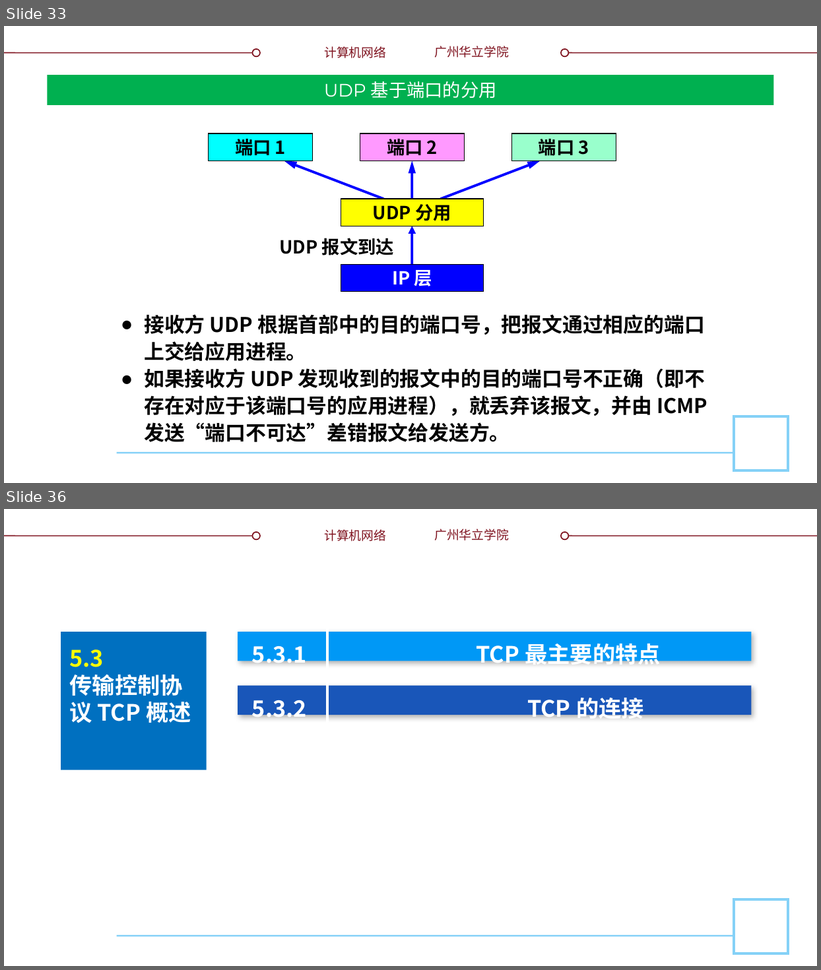
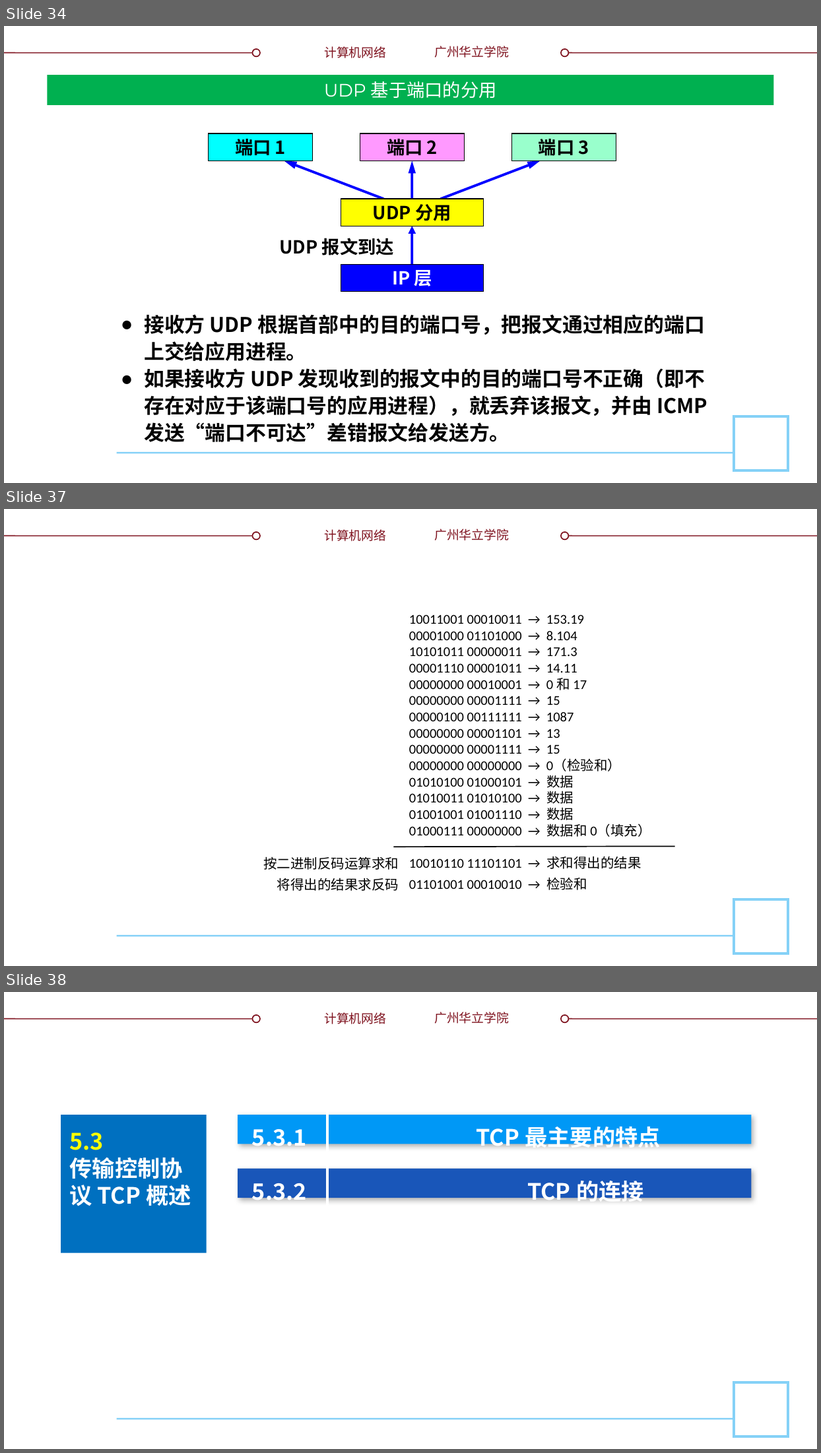
Before and after one commit to glplaman/glplaman.github.io, a slide deck: network/ppt/chap5.pptx. Shown one above the other, each under a label of ours: slides 33 and 36 before the commit, slides 34, 37 and 38 after it; the slides between them are not shown. The pictures are 821x970 and 821x1453 pixels, drawn with LibreOffice and Linux fonts; fonts in the diff are those of the drawing; background and template pictures are left out. Boxes give left, top, right and bottom in pixels: in the first picture for what was removed or moved away, otherwise in the second. Text is boxed around its words. In the diff, an @@ line names an element or a change of style, - is before the commit and + after.

```diff
--- a/network/ppt/chap5.pptx
+++ b/network/ppt/chap5.pptx
@@ slide 37 added at <box>4,509,817,966</box>, background #FFFFFF; not listed: 9 template elements that a slide beside it also shows @@
@@ rectangle added at <box>106,593,393,805</box>, fill #FFFFFF @@
@@ text added at <box>409,615,651,890</box>, 12 pt, text #000000 @@
+10011001 00010011 → 153.19
+00001000 01101000 → 8.104
+10101011 00000011 → 171.3
+00001110 00001011 → 14.11
+00000000 00010001 → 0 和 17
+00000000 00001111 → 15
+00000100 00111111 → 1087
+00000000 00001101 → 13
+00000000 00001111 → 15
+00000000 00000000 → 0（检验和）
+01010100 01000101 → 数据
+01010011 01010100 → 数据
+01001001 01001110 → 数据
+01000111 00000000 → 数据和 0（填充）
+10010110 11101101 → 求和得出的结果
+01101001 00010010 → 检验和
@@ text added at <box>263,857,399,891</box>, 12 pt, text #000000 @@
+按二进制反码运算求和
+将得出的结果求反码
@@ line added from (393, 848) to (675, 846), #000000 1 pt @@
@@ what was slide 33 is now slide 34 @@
@@ what was slide 36 is now slide 38 @@
```
Also in this commit, not shown: 2 slides changed, 1 other slide added, 7 other files.
